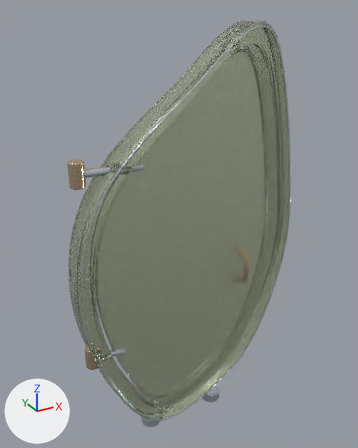
One commit to the glTF model public/models/doors/seed.glb: the scene before it, then after it.
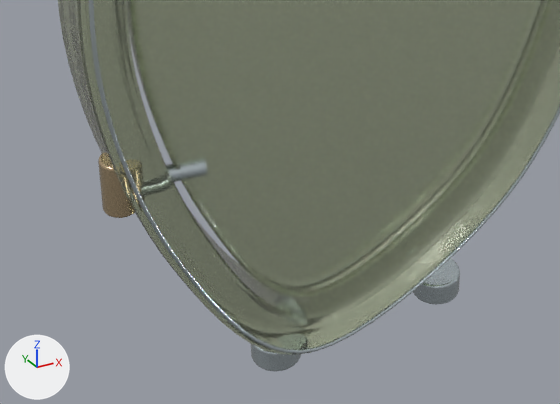
The first picture shows the older version from a camera (50 mm lens) standing at (-1.82, -3.25, 3.59) and looking at (0.01, 0.08, 1.93). The close-ups show the older and then the newer version on the part from 13% to 72% of the width and 64% to 98% of the height of that picture. Only the edits that show in the close-ups are written down. The axes (+X, +Y, +Z) are drawn at lower left. The lights are the same throughout. Where no turn or scale is listed for an object, it has been applied to the vertices.

Script lines for the objects in view, before the commit:
```python
ob_fixed_foot_002 = bpy.data.objects.new('Fixed_Foot.002', me_cylinder_049)
ob_fixed_foot_002.location = (-0.33, 0.0, 0.045)
ob_fixed_foot_003 = bpy.data.objects.new('Fixed_Foot.003', me_cylinder_050)
ob_fixed_foot_003.location = (0.33, 0.0, 0.045)
ob_fixed_glassframe_001 = bpy.data.objects.new('Fixed_GlassFrame.001', me_fixed_glassframe_001)
ob_fixed_glassframe_001.location = (0.0, 0.0, 0.0)
ob_fixed_hinge_002 = bpy.data.objects.new('Fixed_Hinge.002', me_cylinder_047)
ob_fixed_hinge_002.location = (-0.842, 0.0, 0.943)
ob_moving_hingestrap_002 = bpy.data.objects.new('Moving_HingeStrap.002', me_moving_hingestrap_002)
ob_moving_hingestrap_002.location = (0.0, 0.0, 0.0)
# also in view: 'Moving_PolishedEdge.001' at (0.04, -0.05, 1.77); 'Moving_GlassLeaf.001' at (0.04, 0.0, 1.77); 'Fixed_SilverSeam.001' at (0.05, -0.13, 1.77)
```
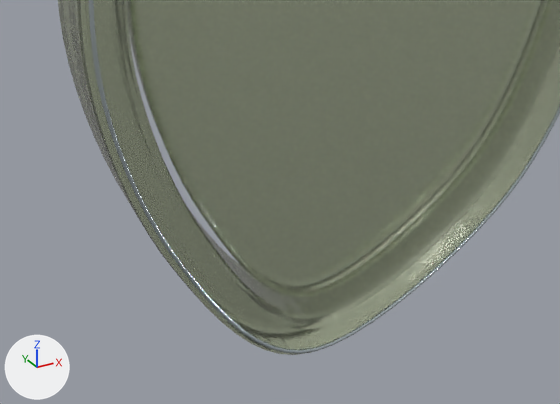
Location of each change, [x1, y1, x2, y2] in pixels of the close-ups (560 x 404 px):
'Fixed_Foot.003', deleted
    before: [413, 258, 460, 305]
'Fixed_Hinge.002', deleted (beige)
    before: [98, 153, 135, 218]
'Fixed_Foot.002', deleted
    before: [251, 344, 301, 371]
'Moving_HingeStrap.002', deleted
    before: [166, 158, 207, 182]

The change, as a list of edits to the scene's bpy script:
```text
Remove ob_moving_hingestrap_002:
    ob_moving_hingestrap_002 = bpy.data.objects.new('Moving_HingeStrap.002', me_moving_hingestrap_002)
    ob_moving_hingestrap_002.location = (0.0, 0.0, 0.0)
Remove ob_fixed_foot_002:
    ob_fixed_foot_002 = bpy.data.objects.new('Fixed_Foot.002', me_cylinder_049)
    ob_fixed_foot_002.location = (-0.33, 0.0, 0.045)
Remove ob_fixed_foot_003:
    ob_fixed_foot_003 = bpy.data.objects.new('Fixed_Foot.003', me_cylinder_050)
    ob_fixed_foot_003.location = (0.33, 0.0, 0.045)
Remove ob_fixed_hinge_002:
    ob_fixed_hinge_002 = bpy.data.objects.new('Fixed_Hinge.002', me_cylinder_047)
    ob_fixed_hinge_002.location = (-0.842, 0.0, 0.943)
```
